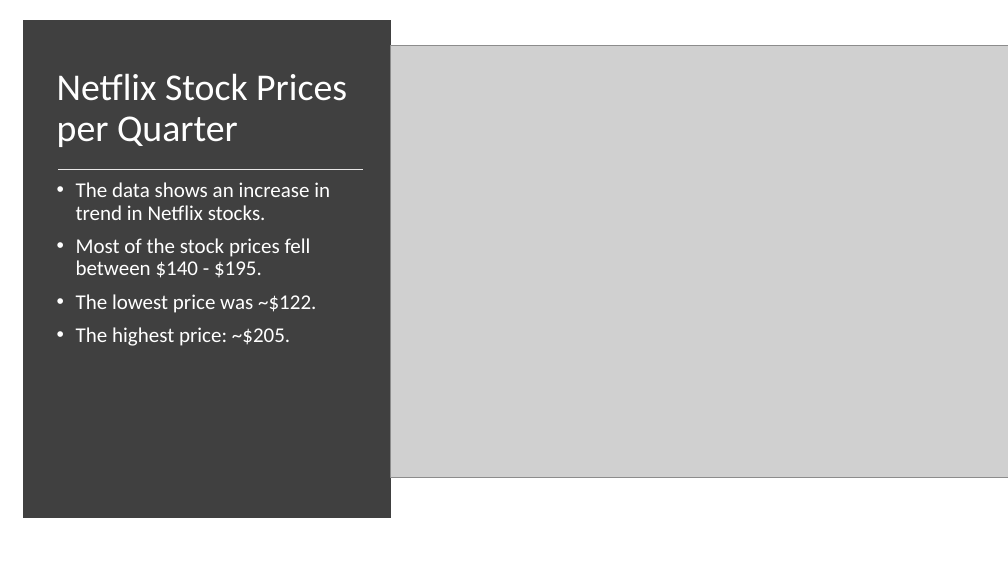
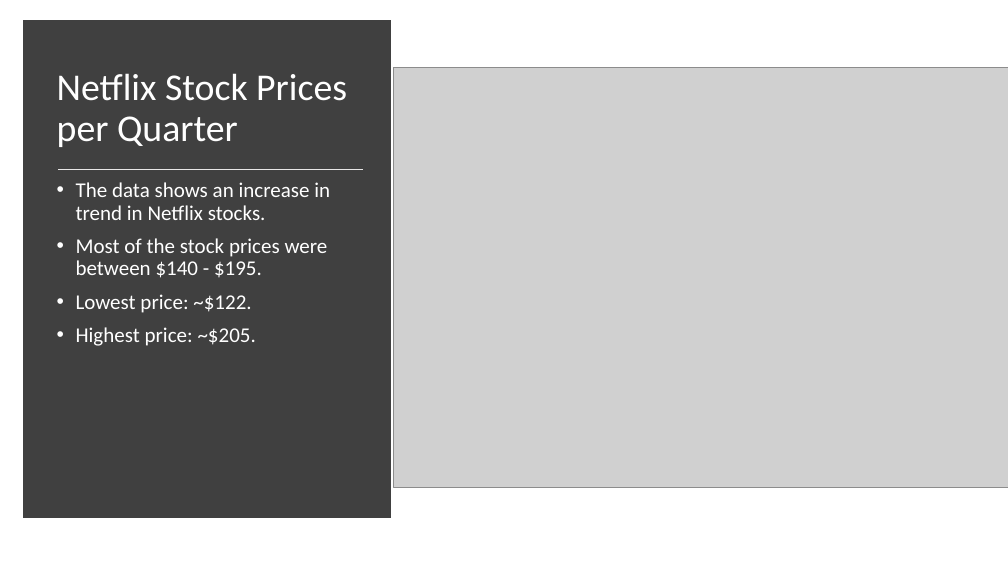
Before and after one commit to apriljkissinger/cc_netflix_stocks_capstone, a slide deck: slide 3 of netflix_presentation.pptx. Drawn at 1008x567 pixels with LibreOffice and Linux fonts; fonts in the diff are those of the drawing; grey boxes stand for pictures. Boxes give left, top, right and bottom in pixels: in the first picture for what was removed or moved away, otherwise in the second. Text is boxed around its words. In the diff, an @@ line names an element or a change of style, - is before the commit and + after.

Commit message:
Finished with the Netflix Presentation, renamed EOP.png to EPS.png and added titles and explanations to graphs.

```diff
--- a/netflix_presentation.pptx
+++ b/netflix_presentation.pptx
@@ picture: place and size @@
-picture at (390, 45, 1008, 478)
+picture at (393, 67, 1008, 488)
@@ text at (76, 238, 328, 346): text changed @@
-• Most of the stock prices fell between $140 - $195.
-• The lowest price was ~$122.
-• The highest price: ~$205.
+• Most of the stock prices were between $140 - $195.
+• Lowest price: ~$122.
+• Highest price: ~$205.
```
Also in this commit, not shown: 3 other slides changed, 7 other files.
